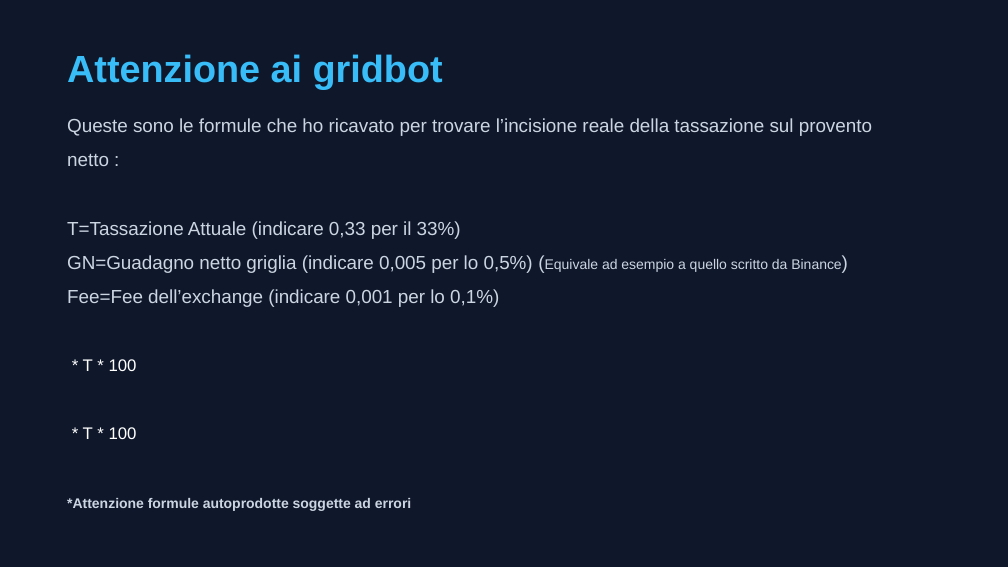
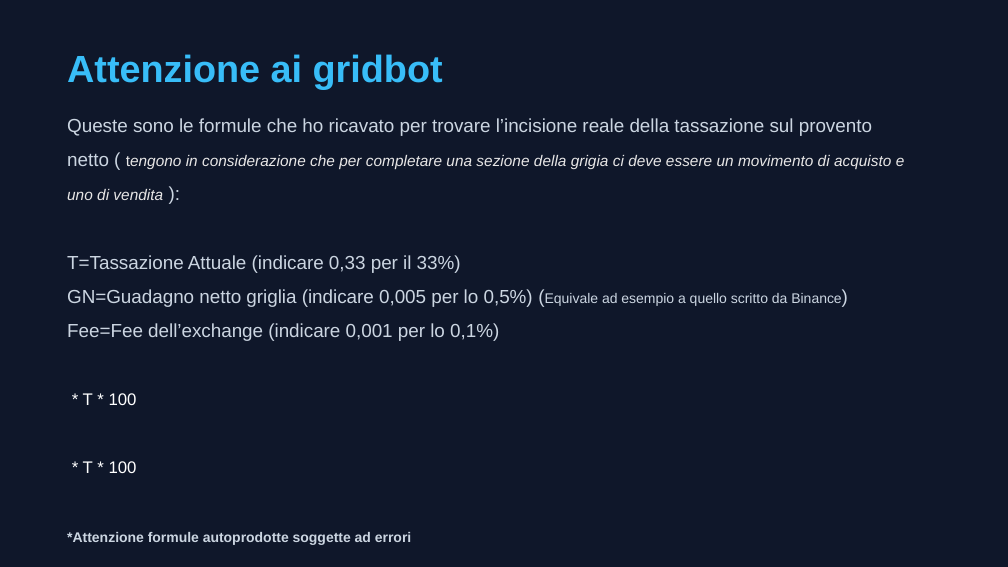
Before and after one commit to Lucapasselli/GiacenzeCrypto, a slide deck: slide 11 of Documentazione/Gestione delle fee.pptx. Drawn at 1008x567 pixels with LibreOffice and Linux fonts; fonts in the diff are those of the drawing. Boxes give left, top, right and bottom in pixels: in the first picture for what was removed or moved away, otherwise in the second. Text is boxed around its words. In the diff, an @@ line names an element or a change of style, - is before the commit and + after.

```diff
--- a/Documentazione/Gestione delle fee.pptx
+++ b/Documentazione/Gestione delle fee.pptx
@@ text at (x1=67, y1=118, x2=905, y2=200): text changed; size 13.5 to 11 pt; text colour #CBD5E1 to #E7E6E6; italic on @@
-Queste sono le formule che ho ricavato per trovare l’incisione reale della tassazione sul provento netto :
+Queste sono le formule che ho ricavato per trovare l’incisione reale della tassazione sul provento netto ( tengono in considerazione che per completare una sezione della grigia ci deve essere un movimento di acquisto e uno di vendita ):
```
Also in this commit, not shown: 5 other slides changed, 1 slide added, 2 slides removed.
